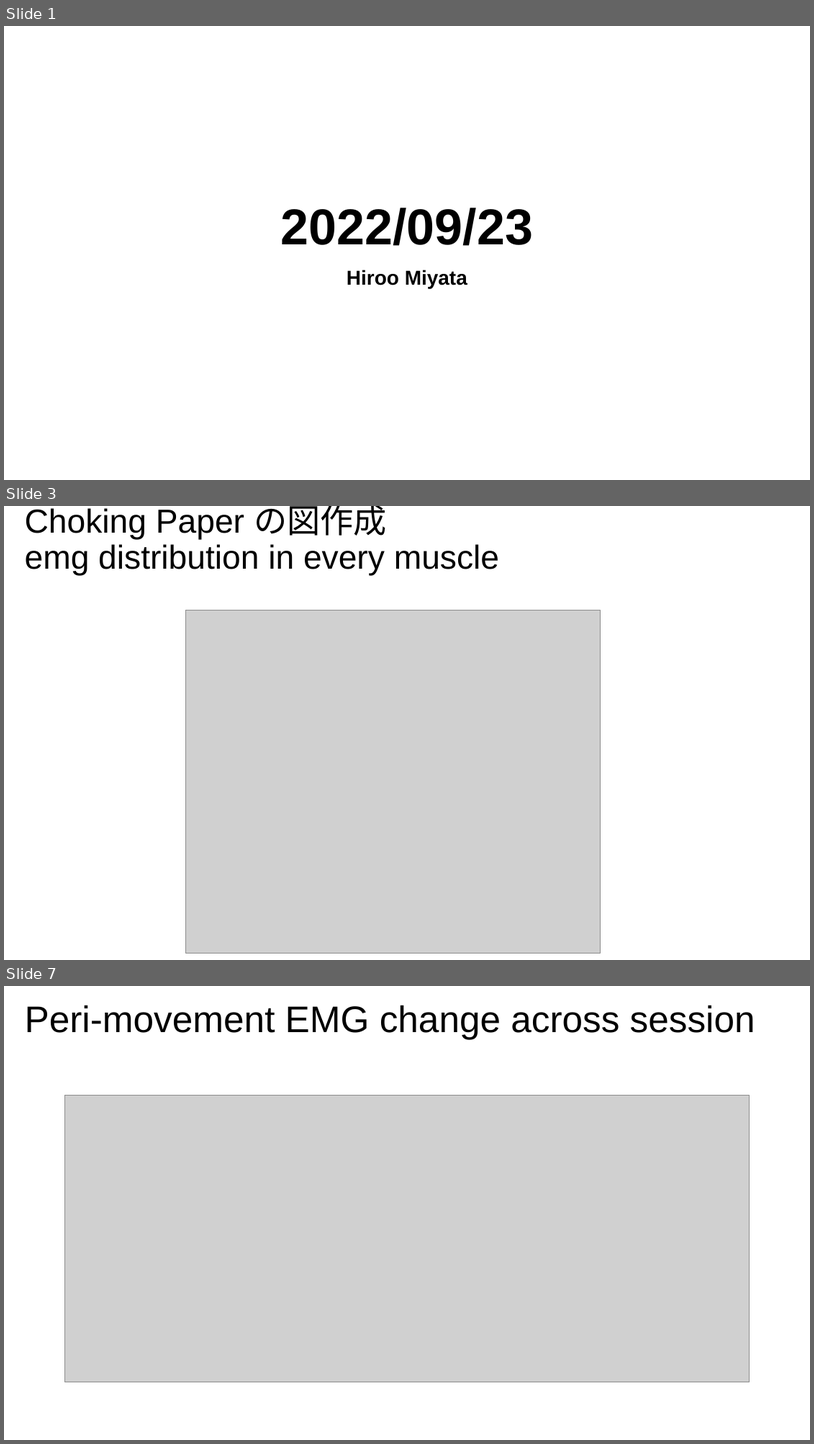
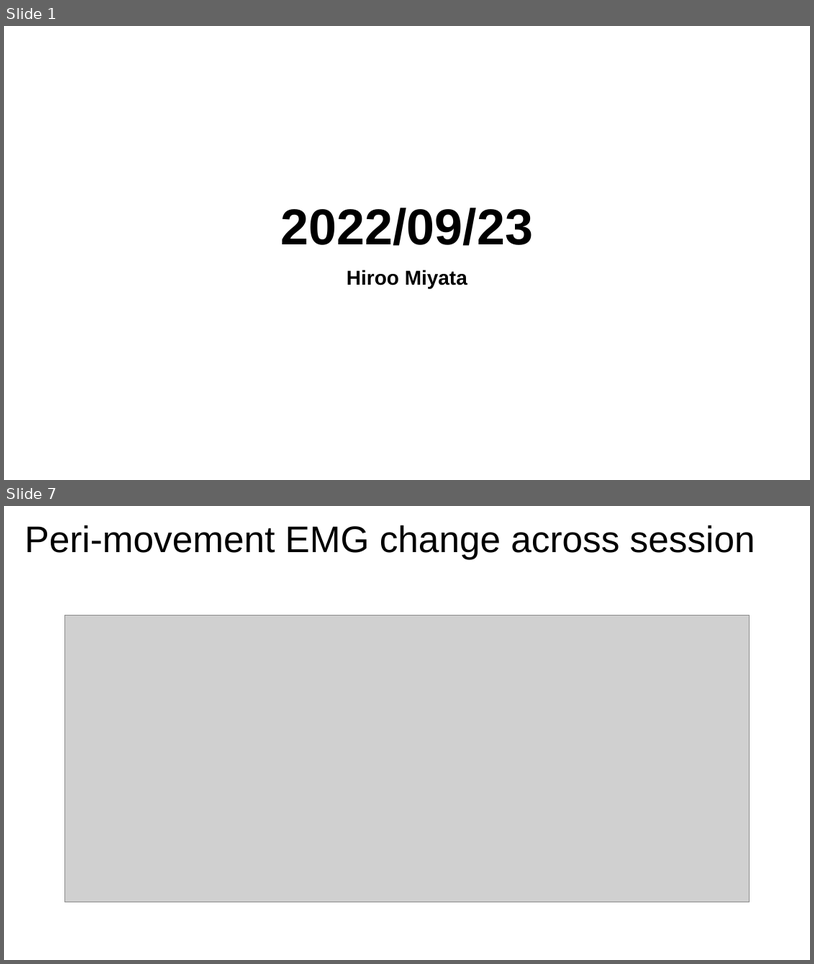
Before and after one commit to Hiroo-Miyata/chase-lab, a slide deck: report/20220923.pptx. Shown one above the other, each under a label of ours: slides 1, 3 and 7 before the commit, slides 1 and 7 after it; the slides between them are not shown. The pictures are 814x1444 and 814x964 pixels, drawn with LibreOffice and Linux fonts; fonts in the diff are those of the drawing; grey boxes stand for pictures. Boxes give left, top, right and bottom in pixels: in the first picture for what was removed or moved away, otherwise in the second. Text is boxed around its words. In the diff, an @@ line names an element or a change of style, - is before the commit and + after.

```diff
--- a/report/20220923.pptx
+++ b/report/20220923.pptx
@@ slide 3 removed at (4, 506, 810, 960), background #FFFFFF @@
@@ title removed at (25, 506, 499, 576) @@
-Choking Paper の図作成
-emg distribution in every muscle
@@ picture removed at (185, 610, 600, 953) @@
```
Also in this commit, not shown: 1 slide changed, 5 slides added, 3 other slides removed, 2 other files.
